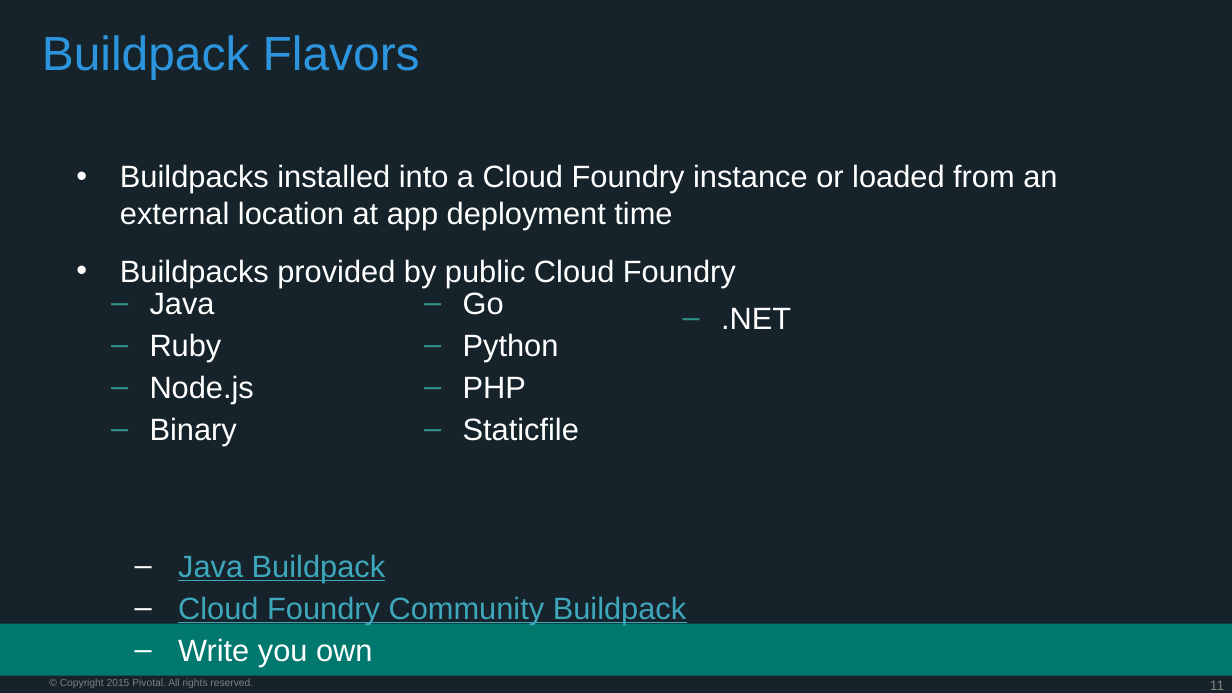
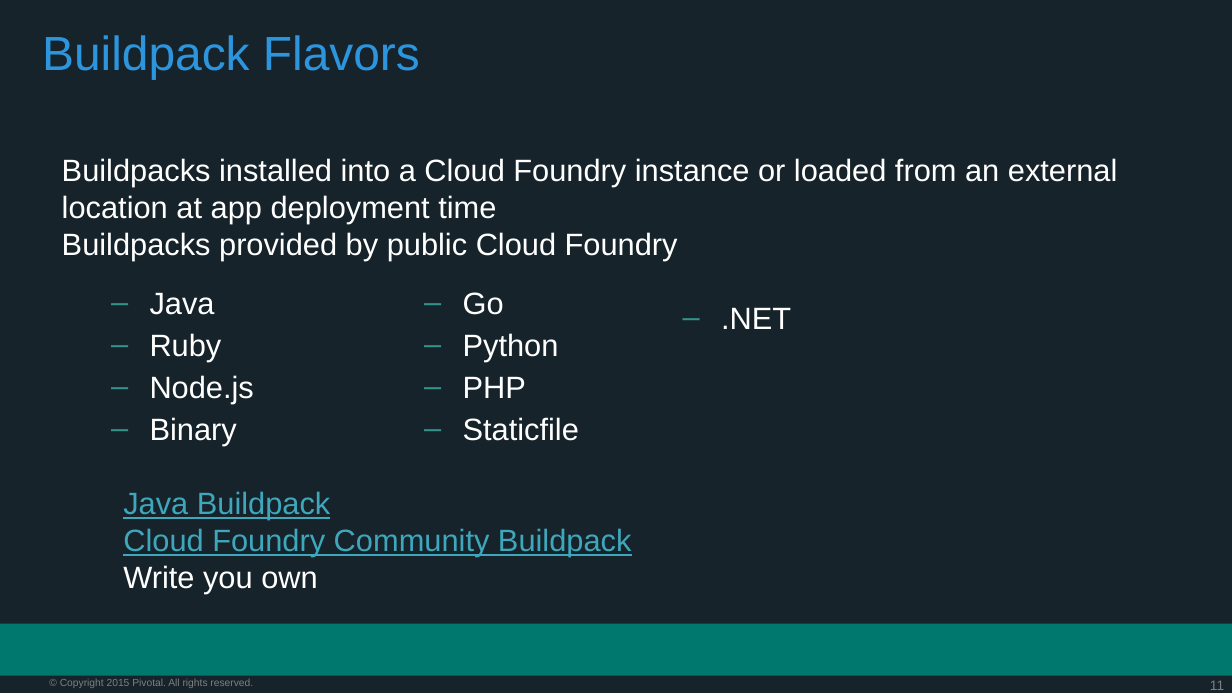
Before and after one commit to kishorepkr/PCF-Workshop-Fox, a slide deck: slide 11 of presentations/PCF-Architecture.pptx. Drawn at 1232x693 pixels with LibreOffice and Linux fonts; fonts in the diff are those of the drawing; background and template pictures are left out. Boxes give left, top, right and bottom in pixels: in the first picture for what was removed or moved away, otherwise in the second. Text is boxed around its words. In the diff, an @@ line names an element or a change of style, - is before the commit and + after.

```diff
--- a/presentations/PCF-Architecture.pptx
+++ b/presentations/PCF-Architecture.pptx
@@ text "Buildpacks installed into a Cloud ..." at [62, 158, 1118, 593]: bullet • to none; less space between paragraphs; bullet – to none @@
```
Also in this commit, not shown: 18 other slides changed.
